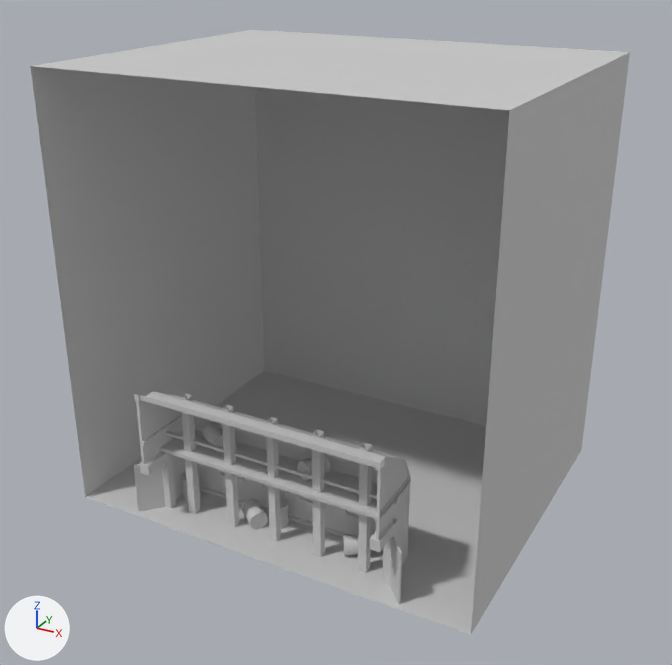
Before and after pictures for a commit that changed the FBX model Assets/Models/MOD_Environment.FBX.
Both versions are drawn from a 50 mm camera at (206.0, -383.0, 165.0) aimed at (1.0, -10.0, -21.0). The lights are fixed; the arrows at lower left show +X, +Y and +Z.
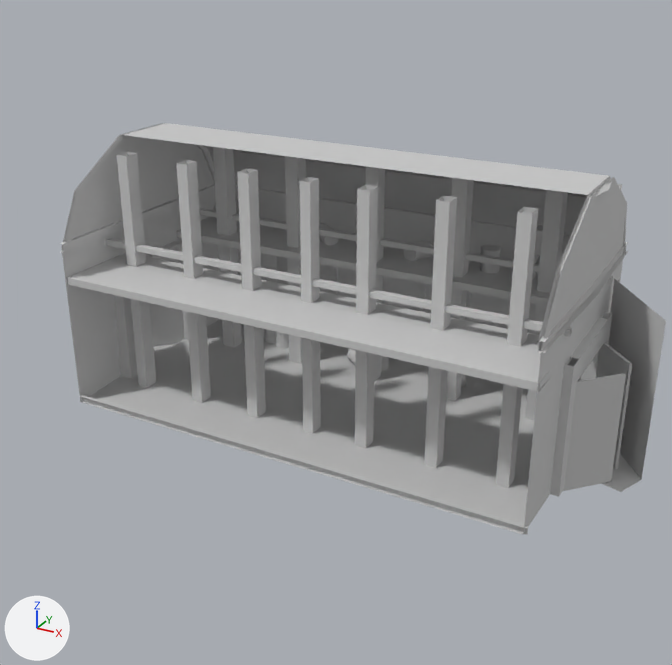
Commit message: Environment update

What the commit changed:
me_mesh is used by ob_box002; location (0.0, 0.0, 0.0); rotation (1.571, 0.0, 1.571), in degrees (90, 0, 90); scale (0.0254, 0.0583, 0.0254).
me_mesh had 1086 vertices, 1950 faces and spanned x -3404.0..3404.0, y -1880.0..1880.0, z -4211.0..4211.0.
me_mesh now has 3059 vertices, 5606 faces and spans x -6043.0..6026.0, y -2664.0..3288.0, z -2637.0..2623.0.
me_mesh part 1: the loose piece of 110 vertices spanning x -2426.0..-2035.0, y -1867.0..-1653.0, z -415.0..-41.0 is multiplied about its middle by the matrix ((0.0, 0.0, 1.0), (1.0, 0.0, 0.0), (0.0, 2.293, 0.0)), then moved by (5694.0, 3566.0, 640.0).
me_mesh part 2: the loose piece of 110 vertices spanning x -2604.0..-2005.0, y -1258.0..-1086.0, z 344.0..886.0 is multiplied about its middle by the matrix ((0.0, 0.0, 1.0), (1.0, 0.0, 0.0), (0.0, 2.293, 0.0)), then moved by (3081.0, 2951.0, -290.0).
me_mesh part 3: the loose piece of 110 vertices spanning x -2473.0..-2082.0, y -1867.0..-1653.0, z -2513.0..-2139.0 is multiplied about its middle by the matrix ((0.0, 0.0, 1.0), (1.0, 0.0, 0.0), (0.0, 2.293, 0.0)), then moved by (2210.0, 3613.0, 6.0).
me_mesh part 4: the loose piece of 110 vertices spanning x -2606.0..-2032.0, y -1866.0..-1694.0, z 1237.0..1852.0 is multiplied about its middle by the matrix ((0.0, 0.0, -1.0), (1.0, 0.0, 0.0), (0.0, 2.293, 0.0)), then moved by (917.0, 3545.0, -1189.0).
me_mesh part 5: the loose piece of 110 vertices spanning x -2606.0..-2032.0, y -1245.0..-1074.0, z -1870.0..-1255.0 is multiplied about its middle by the matrix ((0.0, 0.0, -1.0), (1.0, 0.0, 0.0), (0.0, 2.293, 0.0)), then moved by (4024.0, 2924.0, -803.0).
me_mesh part 6: the loose piece of 110 vertices spanning x -2712.0..-2110.0, y -1864.0..-1693.0, z -984.0..-361.0 is multiplied about its middle by the matrix ((0.0, 0.0, 1.0), (1.0, 0.0, 0.0), (0.0, 2.293, 0.0)), then moved by (1899.0, 3451.0, -1690.0).
me_mesh part 7: the loose piece of 110 vertices spanning x -2498.0..-2107.0, y -1246.0..-1032.0, z 1984.0..2358.0 is multiplied about its middle by the matrix ((0.0, 0.0, 1.0), (1.0, 0.0, 0.0), (0.0, 2.293, 0.0)), then moved by (4634.0, 2921.0, -1769.0).
me_mesh part 8: the loose piece of 16 vertices spanning x -2679.0..-2613.0, y -1172.0..-1146.0, z -2548.0..2470.0 is rebuilt with 10 vertices and now spans x -2773.0..-2538.0, y -1457.0..-1146.0, z -2623.0..2426.0.
me_mesh part 9: the loose piece of 12 vertices spanning x -3358.0..3404.0, y -1865.0..1880.0, z -4211.0..4211.0 is rebuilt with 131 vertices and now spans x -4860.0..4861.0, y -2633.0..2776.0, z -2549.0..2623.0.
me_mesh part 10: 19 loose pieces with 288 vertices, spanning x -3404.0..-1959.0, y -1880.0..-641.0, z -2936.0..2858.0, are deleted.
me_mesh part 11: 2038 vertices added at x -6043.0..6026.0, y -2664.0..3288.0, z -2637.0..2426.0.
Object 'Box002' (ob_box002) turns from (90, 0, 90) to (0, 0, 0) degrees about x, y and z.
Object 'Box002' (ob_box002) is rescaled from (0.0254, 0.0583, 0.0254) to (0.0254, 0.0254, 0.0254).

What differs and where, as boxes (x1, y1, x2, y2) in the pictures (672 x 665 px; the box of a moved part takes in the faces that stretch with it):
'Box002', reshaped, rescaled, turned
    before: (30, 30, 630, 635)
    after: (60, 123, 666, 534)
part 1 of me_mesh, moved or reshaped
    before: (280, 498, 289, 529)
    after: (535, 255, 540, 281)
part 2 of me_mesh, moved or reshaped
    before: (297, 455, 331, 481)
    after: (403, 240, 432, 262)
part 3 of me_mesh, moved or reshaped
    before: (181, 472, 200, 501)
    after: (381, 356, 389, 371)
part 4 of me_mesh, moved or reshaped
    before: (344, 535, 371, 555)
    after: (319, 223, 339, 246)
part 5 of me_mesh, moved or reshaped
    before: (202, 423, 224, 452)
    after: (461, 374, 466, 387)
part 6 of me_mesh, moved or reshaped
    before: (242, 498, 268, 529)
    after: (347, 349, 356, 367)
part 7 of me_mesh, moved or reshaped (not visible before)
    after: (480, 245, 501, 273)
part 8 of me_mesh, rebuilt (85% narrower, 225% taller)
    before: (166, 431, 398, 505)
    after: (176, 160, 211, 403)
part 9 of me_mesh, rebuilt (32% shorter)
    before: (30, 30, 630, 635)
    after: (61, 123, 627, 534)
part 10 of me_mesh, deleted
    before: (134, 391, 412, 604)
part 11 of me_mesh, added
    after: (60, 147, 666, 534)
